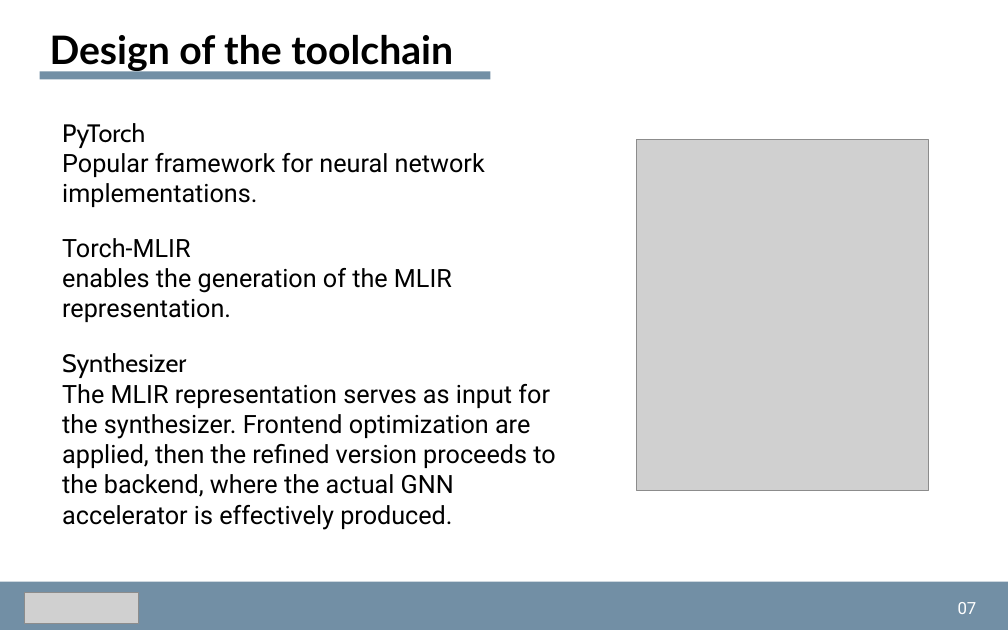
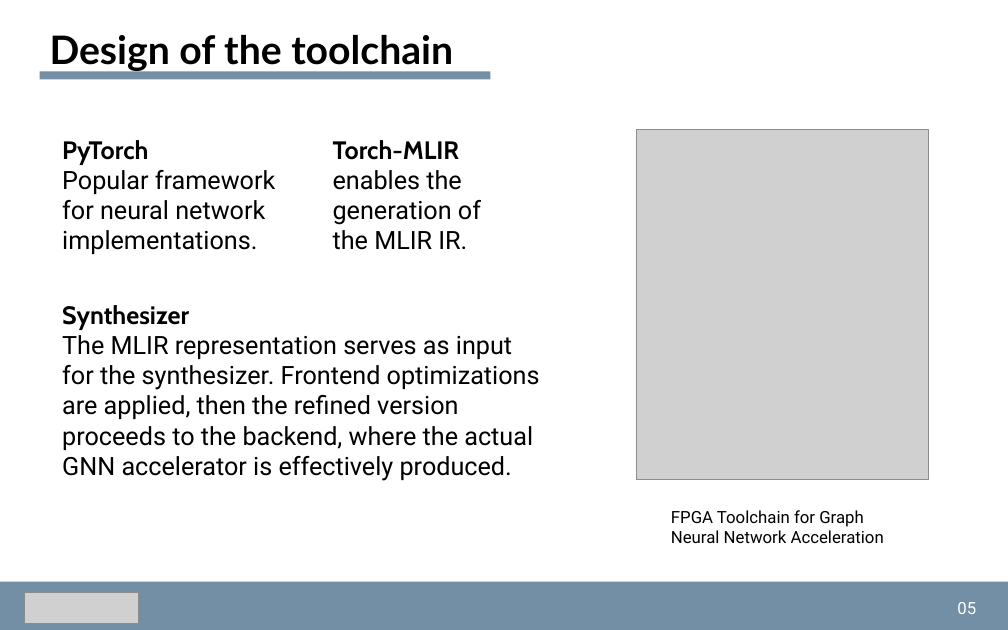
Before and after one commit to dmsgnn/master-thesis, a slide deck: slide 5 of docs/presentation/presentation.pptx (slide 6 before the commit). Drawn at 1008x630 pixels with LibreOffice and Linux fonts; fonts in the diff are those of the drawing; grey boxes stand for pictures. Boxes give left, top, right and bottom in pixels: in the first picture for what was removed or moved away, otherwise in the second. Text is boxed around its words. In the diff, an @@ line names an element or a change of style, - is before the commit and + after.

```diff
--- a/docs/presentation/presentation.pptx
+++ b/docs/presentation/presentation.pptx
@@ text "PyTorch": place and size @@
-text "PyTorch" at [62, 123, 485, 207]
+text "PyTorch" at [62, 140, 275, 254]
@@ text at [62, 140, 148, 165]: bold on in "PyTorch" @@
@@ text "Torch-MLIR": place and size @@
-text "Torch-MLIR" at [62, 238, 452, 322]
+text "Torch-MLIR" at [333, 140, 481, 250]
@@ text at [333, 140, 460, 160]: font Roboto to Cabin, bold on in "Torch-MLIR" @@
@@ picture: place and size @@
-picture at [636, 140, 928, 491]
+picture at [636, 129, 928, 480]
@@ text at [333, 170, 481, 250]: text changed @@
-enables the generation of the MLIR representation.
+enables the generation of
+the MLIR IR.
@@ text "Synthesizer": place and size @@
-text "Synthesizer" at [62, 353, 555, 530]
+text "Synthesizer" at [62, 305, 540, 481]
@@ text at [62, 305, 189, 330]: bold on in "Synthesizer" @@
@@ text at [62, 335, 540, 481]: text changed @@
-The MLIR representation serves as input for the synthesizer. Frontend optimization are applied, then the refined version proceeds to the backend, where the actual GNN accelerator is effectively produced.
+The MLIR representation serves as input for the synthesizer. Frontend optimizations are applied, then the refined version proceeds to the backend, where the actual GNN accelerator is effectively produced.
@@ text added at [671, 510, 884, 543], 12 pt, text #000000 @@
+FPGA Toolchain for Graph Neural Network Acceleration
@@ text at [957, 602, 976, 614]: text changed @@
-07
+05
```
Also in this commit, not shown: 16 other slides changed, 1 other file.
